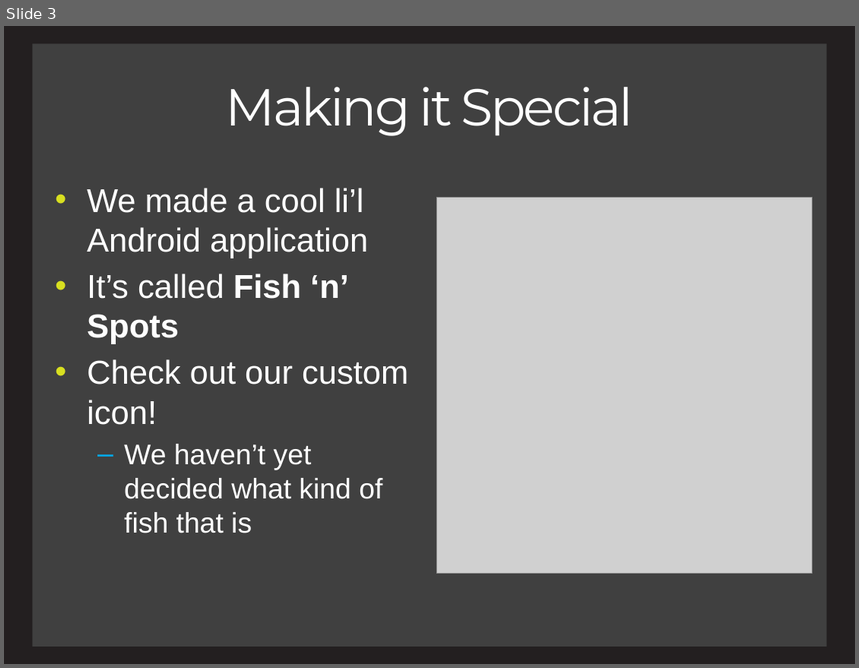
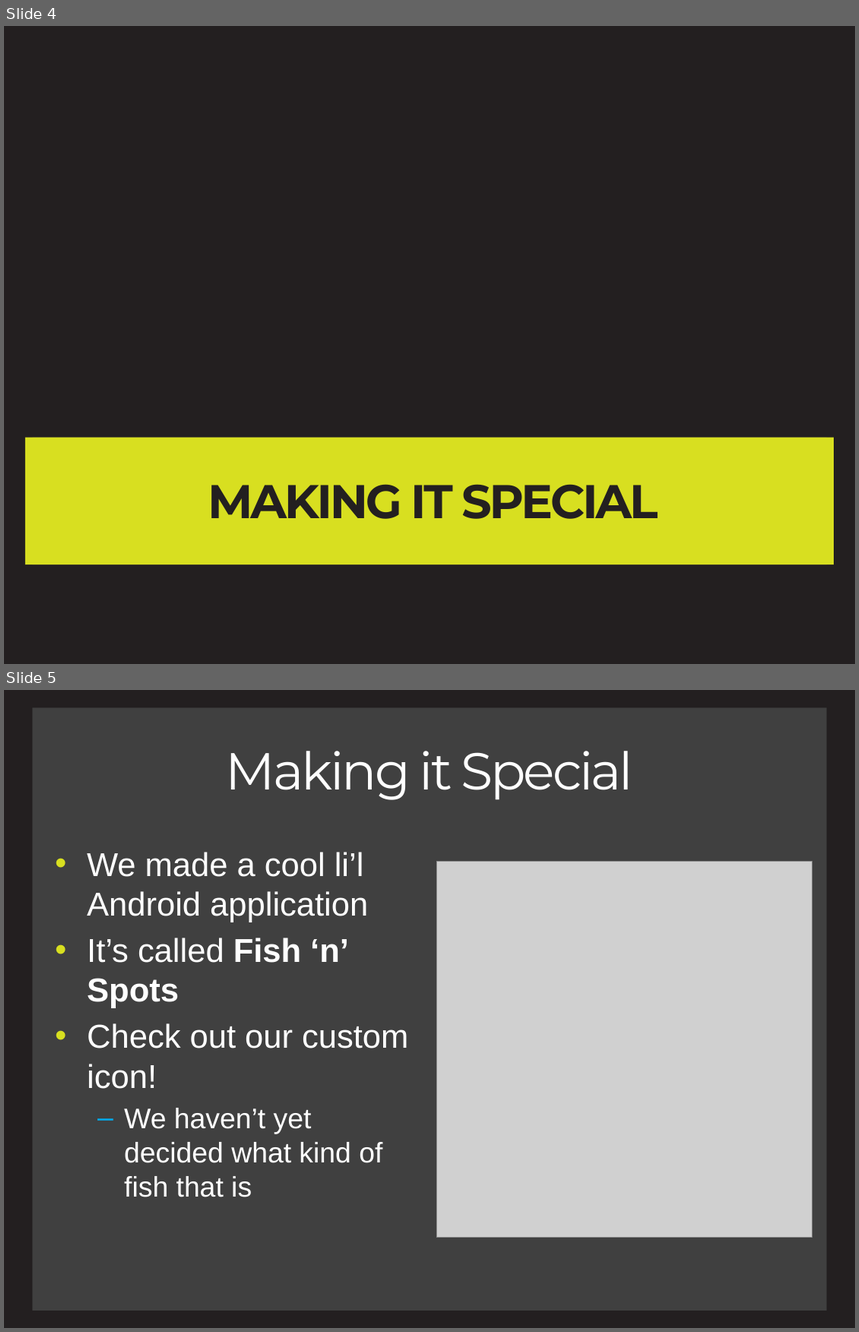
Before and after one commit to charlesmadere/FishnStore, a slide deck: documents/Presentation.pptx. Shown one above the other, each under a label of ours: slide 3 before the commit, slides 4 and 5 after it. The pictures are 859x668 and 859x1332 pixels, drawn with LibreOffice and Linux fonts; fonts in the diff are those of the drawing; grey boxes stand for pictures. Boxes give left, top, right and bottom in pixels: in the first picture for what was removed or moved away, otherwise in the second. Text is boxed around its words. In the diff, an @@ line names an element or a change of style, - is before the commit and + after.

```diff
--- a/documents/Presentation.pptx
+++ b/documents/Presentation.pptx
@@ slide 4 added at [4, 26, 855, 664], background #231F20; not listed: 1 template element that a slide beside it also shows @@
@@ rectangle added at [25, 40, 834, 438], fill #231F20 @@
@@ rectangle added at [25, 437, 834, 565], fill #D8DF20 @@
@@ title added at [208, 484, 658, 519], 40 pt, text #231F20, bold @@
+MAKING IT SPECIAL
@@ rectangle added at [25, 565, 834, 650], fill #231F20 @@
@@ what was slide 3 is now slide 5 @@
```
Also in this commit, not shown: 5 slides changed, 2 other slides added, 1 slide removed.
